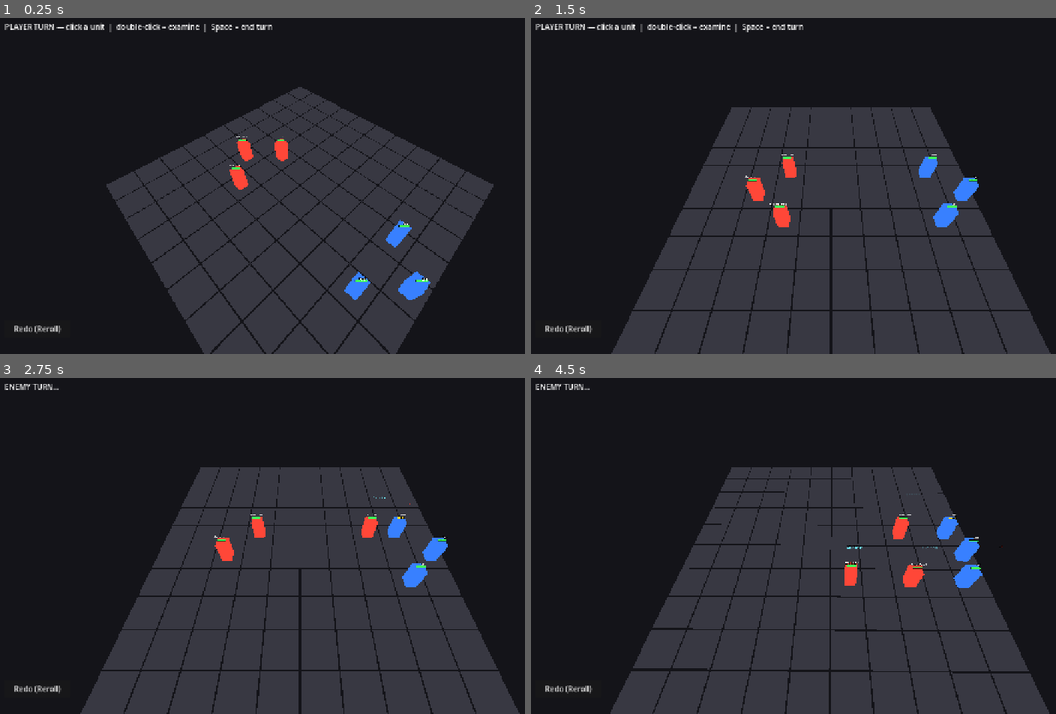
Above: before the commit, frames 1-4 (two rows, left to right).
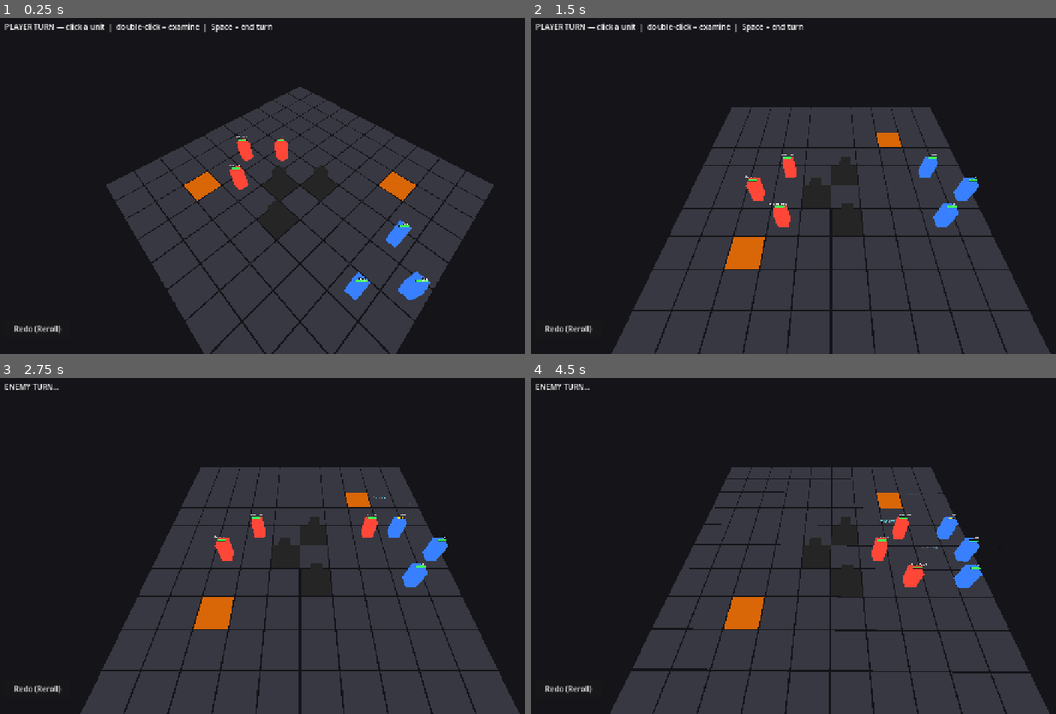
Above: after the commit, the same moments.

Repository: caleb-the-dev/RogueFinder
Game: Godot game, scene res://main.tscn
Two runs of this game, one before a commit and one after it. Both use one fixed random seed, a clock stepped at 60 frames per second and the inputs below. The engine's default icon, where the game draws it, is replaced by a stand-in: a white triangle on a blue panel in a dark square.
Inputs (mouse positions are in pixels of both pictures, inside the frame that each line leads up to):
- Up to frame 1 (0.25 s): no input
- Up to frame 2 (1.5 s): click "Redo (Reroll)" at 0.5 s; tap A at 1.25 s; move the mouse to (961, 169) at 1.27 s; hold Right from 1.28 s (still down); tap Q at 1.35 s; click (961, 169) at 1.42 s
- Up to frame 3 (2.75 s): tap Space at 1.52 s; release Right at 2 s; click "End Turn" at 2 s
- Up to frame 4 (4.5 s): drag from (709, 562) to (798, 613) at 2.77 s; move the mouse to (893, 472) at 3.52 s; hold Right 3.53-4.25 s; tap M at 3.6 s; drag from (798, 613) to (651, 495) at 4.27 s

The runs differ from the first frame. In frame 1, 1.8% of the frame differs, in the area x 35-80%, y 43-66%; in frame 2, 2.0%; in frame 3, 2.0%; in frame 4, 2.3%, in the area x 36-71%, y 34-75%.

Commit message:
feat: wall and hazard environmental tiles
Walls block movement and force displacement; hazard tiles deal 2 damage
to any unit standing on them at start of their turn. Placeholder layout
added for playtesting. Includes unit tests for all new grid/hazard logic.

Co-Authored-By: Claude Sonnet 4.6 <noreply@anthropic.com>

Diff:
--- a/rogue-finder/scripts/combat/CombatManager3D.gd
+++ b/rogue-finder/scripts/combat/CombatManager3D.gd
@@ -61,6 +61,7 @@
 	_setup_environment()
 	_setup_camera()
 	_setup_grid()
+	_setup_environment_tiles()
 	_setup_units()
 	_setup_ui()
 	_update_status()
@@ -88,6 +89,12 @@
 func _setup_grid() -> void:
 	_grid = Grid3D.new()
 	add_child(_grid)
+
+func _setup_environment_tiles() -> void:
+	# Placeholder layout — will be replaced by map/encounter data
+	_grid.build_walls([Vector2i(4, 3), Vector2i(4, 5), Vector2i(5, 4)])
+	_grid.set_cell_type(Vector2i(2, 7), Grid3D.CellType.HAZARD)
+	_grid.set_cell_type(Vector2i(7, 2), Grid3D.CellType.HAZARD)
 
 func _setup_units() -> void:
 	var unit_scene: PackedScene = preload("res://scenes/combat/Unit3D.tscn")
@@ -948,10 +955,14 @@
 	await _process_enemy_actions()
 	if state == CombatState.WIN or state == CombatState.LOSE:
 		return
-	# Regen energy and reset turn flags for every unit
+	# Regen energy and reset turn flags for every unit; hazard damage on player units here
+	# (this is the effective start-of-player-turn hook — no per-unit player turn callback exists)
 	for unit in _player_units:
 		unit.regen_energy()
 		unit.reset_turn()
+		_check_hazard_damage(unit)
+	if state == CombatState.WIN or state == CombatState.LOSE:
+		return
 	for unit in _enemy_units:
 		unit.regen_energy()
 		unit.reset_turn()
@@ -960,6 +971,10 @@
 
 func _process_enemy_actions() -> void:
 	for enemy in _enemy_units:
+		if not enemy.is_alive:
+			continue
+
+		_check_hazard_damage(enemy)
 		if not enemy.is_alive:
 			continue
 
@@ -1136,6 +1151,14 @@
 
 	return best[randi() % best.size()]
 
+## --- Hazard Damage ---
+
+func _check_hazard_damage(unit: Unit3D) -> void:
+	if _grid.is_hazard(unit.grid_pos) and unit.is_alive:
+		unit.take_damage(2)
+		_camera_rig.trigger_shake()
+		_check_win_lose()
+
 ## --- Win / Lose ---
 
 func _on_unit_died(unit: Unit3D) -> void:
--- a/rogue-finder/scripts/combat/Grid3D.gd
+++ b/rogue-finder/scripts/combat/Grid3D.gd
@@ -13,11 +13,14 @@
 const CELL_SIZE: float = 2.0
 const CELL_GAP: float  = 0.08  # gap between tiles for readability
 
+enum CellType { NORMAL = 0, WALL = 1, HAZARD = 2 }
+
 const COLOR_DEFAULT:      Color = Color(0.22, 0.22, 0.26, 1.0)
 const COLOR_MOVE:         Color = Color(0.18, 0.45, 0.90, 0.85)
 const COLOR_ATTACK:       Color = Color(0.85, 0.22, 0.22, 0.85)
 const COLOR_SELECTED:     Color = Color(0.90, 0.78, 0.10, 0.90)
 const COLOR_ABILITY_TARGET: Color = Color(0.65, 0.20, 0.90, 0.85)  # purple
+const COLOR_HAZARD:       Color = Color(0.85, 0.40, 0.05, 1.0)
 
 # highlighted_cells: Vector2i -> "move" | "attack" | "selected"
 var highlighted_cells: Dictionary = {}
@@ -27,6 +30,9 @@
 
 # Occupancy map: Vector2i -> Unit3D (stored as Object to avoid circular typing)
 var _occupied: Dictionary = {}
+
+# Cell type map: Vector2i -> CellType (absent = NORMAL)
+var _cell_types: Dictionary = {}
 
 func _ready() -> void:
 	_build_floor()
@@ -69,7 +75,7 @@
 ## --- Occupancy ---
 
 func is_occupied(pos: Vector2i) -> bool:
-	return _occupied.has(pos)
+	return _occupied.has(pos) or is_wall(pos)
 
 func get_unit_at(pos: Vector2i) -> Object:
 	return _occupied.get(pos, null)
@@ -79,6 +85,42 @@
 
 func clear_occupied(pos: Vector2i) -> void:
 	_occupied.erase(pos)
+
+## --- Cell Types ---
+
+func set_cell_type(cell: Vector2i, type: CellType) -> void:
+	_cell_types[cell] = type
+	if type == CellType.HAZARD:
+		var idx: int = cell.y * COLS + cell.x
+		if idx < _cell_materials.size():
+			_cell_materials[idx].albedo_color = COLOR_HAZARD
+
+func get_cell_type(cell: Vector2i) -> CellType:
+	return _cell_types.get(cell, CellType.NORMAL)
+
+func is_wall(cell: Vector2i) -> bool:
+	return _cell_types.get(cell, CellType.NORMAL) == CellType.WALL
+
+func is_hazard(cell: Vector2i) -> bool:
+	return _cell_types.get(cell, CellType.NORMAL) == CellType.HAZARD
+
+## Registers wall cells: sets type, darkens the floor tile, and spawns a box mesh obstacle.
+func build_walls(cells: Array[Vector2i]) -> void:
+	for cell in cells:
+		_cell_types[cell] = CellType.WALL
+		var idx: int = cell.y * COLS + cell.x
+		if idx < _cell_materials.size():
+			_cell_materials[idx].albedo_color = Color(0.15, 0.15, 0.15, 1.0)
+		var box_mesh := MeshInstance3D.new()
+		var box := BoxMesh.new()
+		box.size = Vector3(0.7, 1.6, 0.7)
+		box_mesh.mesh     = box
+		box_mesh.position = Vector3(float(cell.x) * CELL_SIZE, 0.8, float(cell.y) * CELL_SIZE)
+		var mat := StandardMaterial3D.new()
+		mat.shading_mode = BaseMaterial3D.SHADING_MODE_UNSHADED
+		mat.albedo_color = Color(0.15, 0.15, 0.15, 1.0)
+		box_mesh.material_override = mat
+		add_child(box_mesh)
 
 ## --- Movement Range ---
 
@@ -124,7 +166,7 @@
 		"attack":         mat.albedo_color = COLOR_ATTACK
 		"selected":       mat.albedo_color = COLOR_SELECTED
 		"ability_target": mat.albedo_color = COLOR_ABILITY_TARGET
-		_:                mat.albedo_color = COLOR_DEFAULT
+		_:                mat.albedo_color = COLOR_HAZARD if is_hazard(pos) else COLOR_DEFAULT
 
 ## --- Mouse Raycast ---
 
--- /dev/null
+++ b/rogue-finder/tests/test_grid_environment.gd
@@ -0,0 +1,143 @@
+extends Node
+
+## --- Unit Tests: Grid3D environment tiles (walls and hazards) ---
+## Tests cell type queries, occupancy behavior, movement range, and hazard damage.
+## Does NOT require a running scene for grid tests — Grid3D.new() + add_child() is enough.
+## Unit3D hazard damage test requires add_child() for _ready() to fire.
+
+func _ready() -> void:
+	print("=== test_grid_environment.gd ===")
+	test_is_wall_returns_true_for_wall_cell()
+	test_is_wall_returns_false_for_normal_and_hazard()
+	test_is_occupied_true_for_wall_false_for_hazard()
+	test_get_unit_at_returns_null_for_wall()
+	test_get_move_range_excludes_wall_cells()
+	test_apply_force_stops_at_wall_via_is_occupied()
+	test_hazard_damage_unit_on_hazard()
+	test_hazard_damage_unit_not_on_hazard()
+	print("=== All grid_environment tests passed ===")
+
+## --- Helpers ---
+
+func _make_grid() -> Grid3D:
+	var g := Grid3D.new()
+	add_child(g)
+	return g
+
+func _make_combatant_data(hp: int = 20) -> CombatantData:
+	var d := CombatantData.new()
+	d.character_name = "Test"
+	d.archetype_name = "grunt"
+	d.is_player_unit = true
+	d.speed          = 3
+	d.hp_max         = hp
+	d.energy_max     = 10
+	d.energy_regen   = 3
+	d.attack         = 5
+	d.defense        = 5
+	d.strength       = 2
+	d.dexterity      = 2
+	d.cognition      = 2
+	d.vitality       = 2
+	d.willpower      = 2
+	d.qte_resolution = 0.5
+	return d
+
+## --- Tests ---
+
+func test_is_wall_returns_true_for_wall_cell() -> void:
+	var g := _make_grid()
+	var wall := Vector2i(3, 3)
+	g.build_walls([wall])
+	assert(g.is_wall(wall), "is_wall() should return true after build_walls()")
+	print("  PASS test_is_wall_returns_true_for_wall_cell")
+
+func test_is_wall_returns_false_for_normal_and_hazard() -> void:
+	var g := _make_grid()
+	var hazard := Vector2i(2, 2)
+	var normal := Vector2i(1, 1)
+	g.set_cell_type(hazard, Grid3D.CellType.HAZARD)
+	assert(not g.is_wall(hazard), "is_wall() should be false for HAZARD cell")
+	assert(not g.is_wall(normal), "is_wall() should be false for NORMAL cell")
+	print("  PASS test_is_wall_returns_false_for_normal_and_hazard")
+
+func test_is_occupied_true_for_wall_false_for_hazard() -> void:
+	var g := _make_grid()
+	var wall   := Vector2i(4, 4)
+	var hazard := Vector2i(5, 5)
+	g.build_walls([wall])
+	g.set_cell_type(hazard, Grid3D.CellType.HAZARD)
+	assert(g.is_occupied(wall),       "is_occupied() must return true for wall cells")
+	assert(not g.is_occupied(hazard), "is_occupied() must return false for hazard cells")
+	print("  PASS test_is_occupied_true_for_wall_false_for_hazard")
+
+func test_get_unit_at_returns_null_for_wall() -> void:
+	var g := _make_grid()
+	var wall := Vector2i(3, 5)
+	g.build_walls([wall])
+	# _occupied has no entry for wall cells — only is_wall() drives is_occupied()
+	assert(g.get_unit_at(wall) == null, "get_unit_at() should return null for wall cells")
+	print("  PASS test_get_unit_at_returns_null_for_wall")
+
+func test_get_move_range_excludes_wall_cells() -> void:
+	var g    := _make_grid()
+	var origin := Vector2i(5, 5)
+	var wall   := Vector2i(6, 5)  # directly adjacent to origin
+	g.build_walls([wall])
+	var range_cells: Array[Vector2i] = g.get_move_range(origin, 3)
+	assert(not range_cells.has(wall), "get_move_range() must not include wall cells")
+	print("  PASS test_get_move_range_excludes_wall_cells")
+
+## Tests the is_occupied guard that _apply_force() uses to halt displacement.
+## A wall cell reports is_occupied() = true, so a force-displaced unit stops before it.
+func test_apply_force_stops_at_wall_via_is_occupied() -> void:
+	var g    := _make_grid()
+	var wall := Vector2i(7, 5)
+	g.build_walls([wall])
+	# Simulate the _apply_force loop: starting at (5,5), moving right (+1,0), 3 tiles.
+	# Wall is at (7,5). Should stop dest at (6,5).
+	var dest := Vector2i(5, 5)
+	var dir  := Vector2i(1, 0)
+	for _i in range(3):
+		var nxt: Vector2i = dest + dir
+		if not g.is_valid(nxt) or g.is_occupied(nxt):
+			break
+		dest = nxt
+	assert(dest == Vector2i(6, 5),
+		"FORCE displacement should stop before wall at (7,5); expected dest (6,5), got %s" % str(dest))
+	print("  PASS test_apply_force_stops_at_wall_via_is_occupied")
+
+func test_hazard_damage_unit_on_hazard() -> void:
+	var g       := _make_grid()
+	var hazard  := Vector2i(2, 3)
+	g.set_cell_type(hazard, Grid3D.CellType.HAZARD)
+
+	var unit := Unit3D.new()
+	add_child(unit)  # triggers _ready() / _build_visuals()
+	var d := _make_combatant_data(20)
+	unit.setup(d, hazard)
+
+	var hp_before: int = unit.current_hp
+	# Inline _check_hazard_damage logic
+	if g.is_hazard(unit.grid_pos) and unit.is_alive:
+		unit.take_damage(2)
+	assert(unit.current_hp == hp_before - 2,
+		"Unit on hazard should lose 2 HP; expected %d, got %d" % [hp_before - 2, unit.current_hp])
+	print("  PASS test_hazard_damage_unit_on_hazard")
+
+func test_hazard_damage_unit_not_on_hazard() -> void:
+	var g      := _make_grid()
+	var normal := Vector2i(1, 1)
+	# normal cell — no set_cell_type call
+
+	var unit := Unit3D.new()
+	add_child(unit)
+	var d := _make_combatant_data(20)
+	unit.setup(d, normal)
+
+	var hp_before: int = unit.current_hp
+	if g.is_hazard(unit.grid_pos) and unit.is_alive:
+		unit.take_damage(2)
+	assert(unit.current_hp == hp_before,
+		"Unit not on hazard should be unaffected; expected %d, got %d" % [hp_before, unit.current_hp])
+	print("  PASS test_hazard_damage_unit_not_on_hazard")
Not shown, changed: docs/map_directories/combat_manager.md
Not shown, changed: docs/map_directories/grid_system.md
